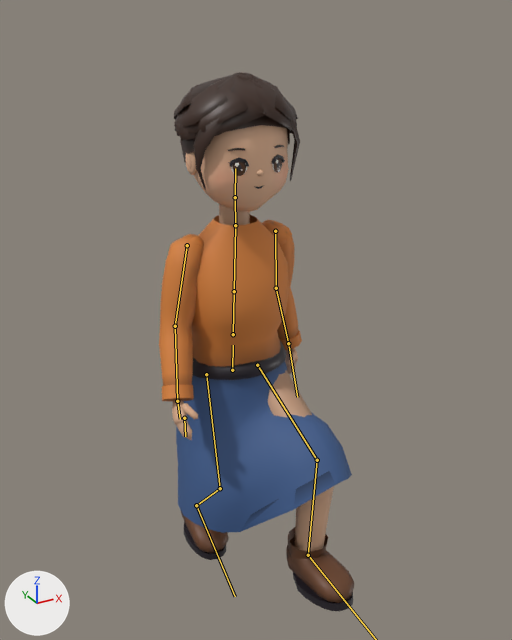
One commit to the glTF model public/assets/models/rigged/villager-woman.glb: the scene before it, then after it.
One viewpoint serves both versions: a 50 mm lens placed at (-0.861, -1.695, 1.645), pointed at (0.011, -0.11, 0.852). The axes (+X, +Y, +Z) are drawn at lower left. The lights are the same throughout. The first picture is the older version. Both versions are drawn at frame 18 of the action 'Walk'; the numbers are the values there. The bones that change, and the others that lie on the model, are drawn over the model as lines.

Names of what the first picture shows: 'villager-woman'.
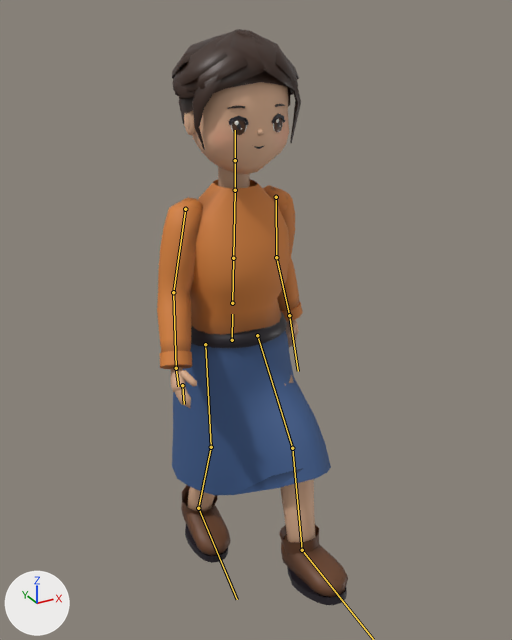
Edits to the scene script, one JSON object a line:
```json
{"block": "bone_hips", "where": "bone_hips = bpy.data.objects['Villager'].pose.bones['hips']  # child of 'root'"}
{"op": "set", "path": "bone_hips.location", "old": "(-0.009, -0.12, 0.0)", "new": "(-0.009, -0.02, 0.0)"}
{"block": "bone_thigh_l", "where": "bone_thigh_l = bpy.data.objects['Villager'].pose.bones['thigh_L']  # child of 'hips'"}
{"op": "set", "path": "bone_thigh_l.rotation_quaternion", "old": "(0.867, -0.491, -0.081, -0.04)", "new": "(0.95, -0.299, -0.082, -0.014)", "note": "degrees (-59, -10, 1) -> degrees (-35, -9, 1)"}
{"block": "bone_shin_l", "where": "bone_shin_l = bpy.data.objects['Villager'].pose.bones['shin_L']  # child of 'thigh_L'"}
{"op": "set", "path": "bone_shin_l.rotation_quaternion", "old": "(0.891, 0.448, 0.0, 0.004)", "new": "(0.98, 0.154, 0.012, -0.021)", "note": "degrees (53, 0, 0) -> degrees (18, 2, -2)"}
{"block": "bone_foot_l", "where": "bone_foot_l = bpy.data.objects['Villager'].pose.bones['foot_L']  # child of 'shin_L'"}
{"op": "set", "path": "bone_foot_l.rotation_quaternion", "old": "(0.995, -0.067, 0.033, 0.033)", "new": "(0.995, 0.029, 0.01, 0.058)", "note": "degrees (-8, 4, 4) -> degrees (3, 1, 7)"}
{"block": "bone_thigh_r", "where": "bone_thigh_r = bpy.data.objects['Villager'].pose.bones['thigh_R']  # child of 'hips'"}
{"op": "set", "path": "bone_thigh_r.rotation_quaternion", "old": "(0.986, -0.16, 0.03, 0.0)", "new": "(0.999, -0.003, 0.027, -0.02)", "note": "degrees (-18, 3, -1) -> degrees (0, 3, -2)"}
{"block": "bone_shin_r", "where": "bone_shin_r = bpy.data.objects['Villager'].pose.bones['shin_R']  # child of 'thigh_R'"}
{"op": "set", "path": "bone_shin_r.rotation_quaternion", "old": "(0.878, 0.478, 0.0, -0.004)", "new": "(-0.991, -0.128, 0.011, -0.019)", "note": "degrees (57, 0, 0) -> degrees (15, -2, 2)"}
{"block": "bone_foot_r", "where": "bone_foot_r = bpy.data.objects['Villager'].pose.bones['foot_R']  # child of 'shin_R'"}
{"op": "set", "path": "bone_foot_r.rotation_quaternion", "old": "(0.942, -0.33, -0.017, 0.051)", "new": "(0.991, -0.13, -0.005, -0.003)", "note": "degrees (-39, 0, 6) -> degrees (-15, -1, 0)"}
```

Boxes (x1, y1, x2, y2) around the edits, measured in the pictures (512 x 640 px):
```json
{"object": "villager-woman", "change": "posed", "before": [159, 72, 355, 611], "after": [157, 29, 348, 605], "on screen": "7% taller"}
{"bone": "hips", "before": "(232, 370) to (233, 345)", "after": "(232, 340) to (232, 314)"}
{"bone": "thigh_L", "before": "(257, 365) to (317, 460)", "after": "(257, 335) to (292, 448)"}
{"bone": "shin_L", "before": "(317, 460) to (308, 555)", "after": "(292, 448) to (302, 550)"}
{"bone": "thigh_R", "before": "(206, 374) to (220, 488)", "after": "(205, 344) to (211, 447)"}
{"bone": "shin_R", "before": "(220, 488) to (196, 505)", "after": "(211, 447) to (198, 508)"}
{"bone": "foot_R", "before": "(196, 505) to (235, 596)", "after": "(198, 508) to (237, 599)"}
```
